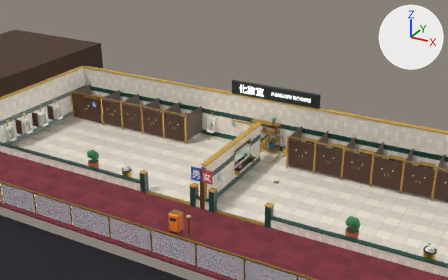
Renders of the glTF model models/level_hotel.glb from each side of a commit.
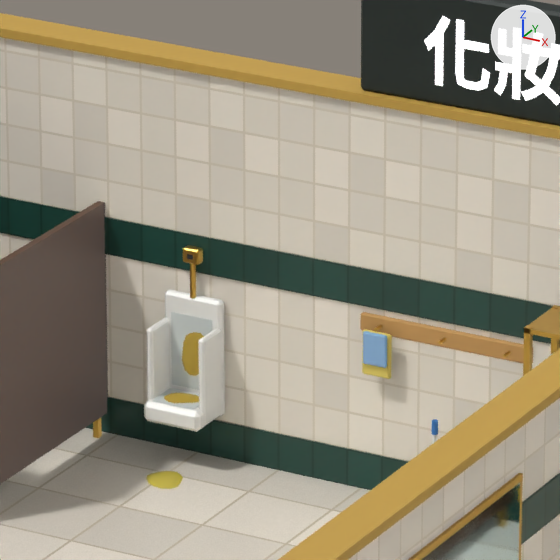
Each version appears first from a camera (50 mm lens) standing at (12.19, -23.42, 13.6) and looking at (-2.53, 3.34, 0.21), and next in a close-up on the part from 42% to 57% of the width and 30% to 53% of the height. The lights are fixed; the arrows at upper right show +X, +Y and +Z. The first two pictures are the older version. Where no turn or scale is listed for an object, it has been applied to the vertices.

Before the edit, the objects in view are built like this:
```python
me_floor = bpy.data.meshes.new('floor')
me_floor.from_pydata(...)  # 8 vertices, 12 faces; spans x -12.7..12.7, y -3.2..4.2, z -0.1..0.0
me_floor.materials.append(mat_floor_tile)  # picture img_floor_tile
me_signage = bpy.data.meshes.new('signage')
me_signage.from_pydata(...)  # 80 vertices, 144 faces; spans x -2.44..2.44, y -3.24..4.18, z 0.0..3.38
# faces by material slot: [44, 12, 44, 44]
me_signage.materials.append(mat_sign_box)  # black #1f2a26
me_signage.materials.append(mat_steel_dark)  # brown #8a6d2c
me_signage.materials.append(mat_sign_blue)  # blue #2f5fa8
me_signage.materials.append(mat_sign_red)  # red #c8454f
me_walls = bpy.data.meshes.new('walls')
me_walls.from_pydata(...)  # 316 vertices, 516 faces; spans x -12.7..12.7, y -3.3..4.2, z 0.0..2.7
# faces by material slot: [84, 96, 204, 132]
me_walls.materials.append(mat_wall_tile)  # picture img_wall_tile
me_walls.materials.append(mat_wall_trim)  # orange #c9a24a
me_walls.materials.append(mat_band_tile)  # picture img_band_tile
me_walls.materials.append(mat_partition)  # brown #5a3d2b
ob_floor = bpy.data.objects.new('floor', me_floor)
ob_floor.location = (0.0, 0.0, 0.0)
ob_signage = bpy.data.objects.new('signage', me_signage)
ob_signage.location = (0.0, 0.0, 0.0)
ob_walls = bpy.data.objects.new('walls', me_walls)
ob_walls.location = (0.0, 0.0, 0.0)
# also in view: 'home_rag' at (-2.25, 3.9, 0.98); 'decor' at (0.0, -0.76, 0.85); 'urinal_5_grime' at (-3.57, 3.64, 0.44); 'stall_partitions' at (0.05, 3.11, 0.84); 'supply' at (-0.3, 3.76, 0.94)
```
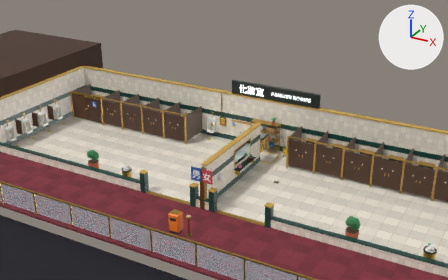
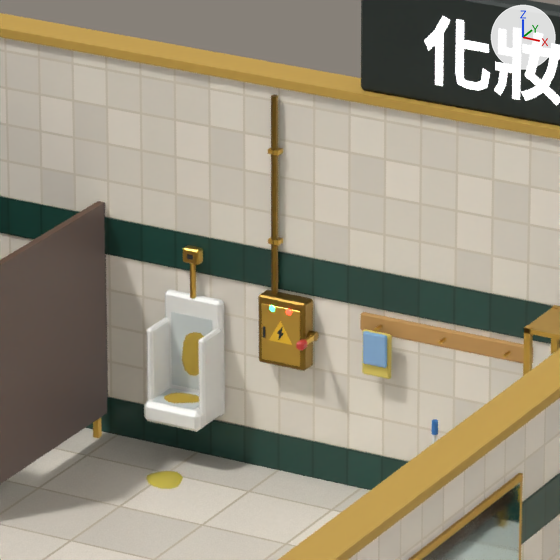
What differs and where, as boxes (x1, y1, x2, y2) in the close-ups (560 x 560 px):
'fuse_box', added
    after: (258, 95, 313, 371)
    faces in mat_steel_dark (brown #8a6d2c): (258, 95, 313, 371)
    faces in mat_steel (orange #c9a24a): (261, 148, 300, 367)
    faces in mat_plastic_yellow (yellow #f2c230): (269, 321, 292, 345)
'fuse_handle', added
    after: (296, 330, 319, 350)

Edits to the bpy script that builds the scene:
```text
Add mat_plastic_red:
    mat_plastic_red = principled_material('plastic_red')
    mat_plastic_red.base_color = (0.672, 0.0595, 0.0467)  # red #d6453d
Add me_fuse_handle:
    me_fuse_handle.from_pydata(...)  # 48 vertices, 84 faces; spans x -0.025..0.04, y -0.203..0.032, z -0.032..0.032
    # faces by material slot: [28, 12, 44]
    me_fuse_handle.materials.append(mat_steel_dark)  # brown #8a6d2c
    me_fuse_handle.materials.append(mat_steel)  # orange #c9a24a
    me_fuse_handle.materials.append(mat_plastic_red)  # red #d6453d
Add me_fuse_box:
    me_fuse_box.from_pydata(...)  # 93 vertices, 147 faces; spans x -0.17..0.17, y -0.14..0.0, z 0.77..2.55
    # faces by material slot: [64, 68, 14, 1]
    me_fuse_box.materials.append(mat_steel_dark)  # brown #8a6d2c
    me_fuse_box.materials.append(mat_steel)  # orange #c9a24a
    me_fuse_box.materials.append(mat_plastic_black)  # dark grey #2b2d30
    me_fuse_box.materials.append(mat_plastic_yellow)  # yellow #f2c230
Add ob_fuse_handle:
    ob_fuse_handle = bpy.data.objects.new('fuse_handle', me_fuse_handle)
    ob_fuse_handle.location = (-2.725, 3.94, 1.0)
Add ob_fuse_box:
    ob_fuse_box = bpy.data.objects.new('fuse_box', me_fuse_box)
    ob_fuse_box.location = (-2.92, 4.0, 0.0)
```
